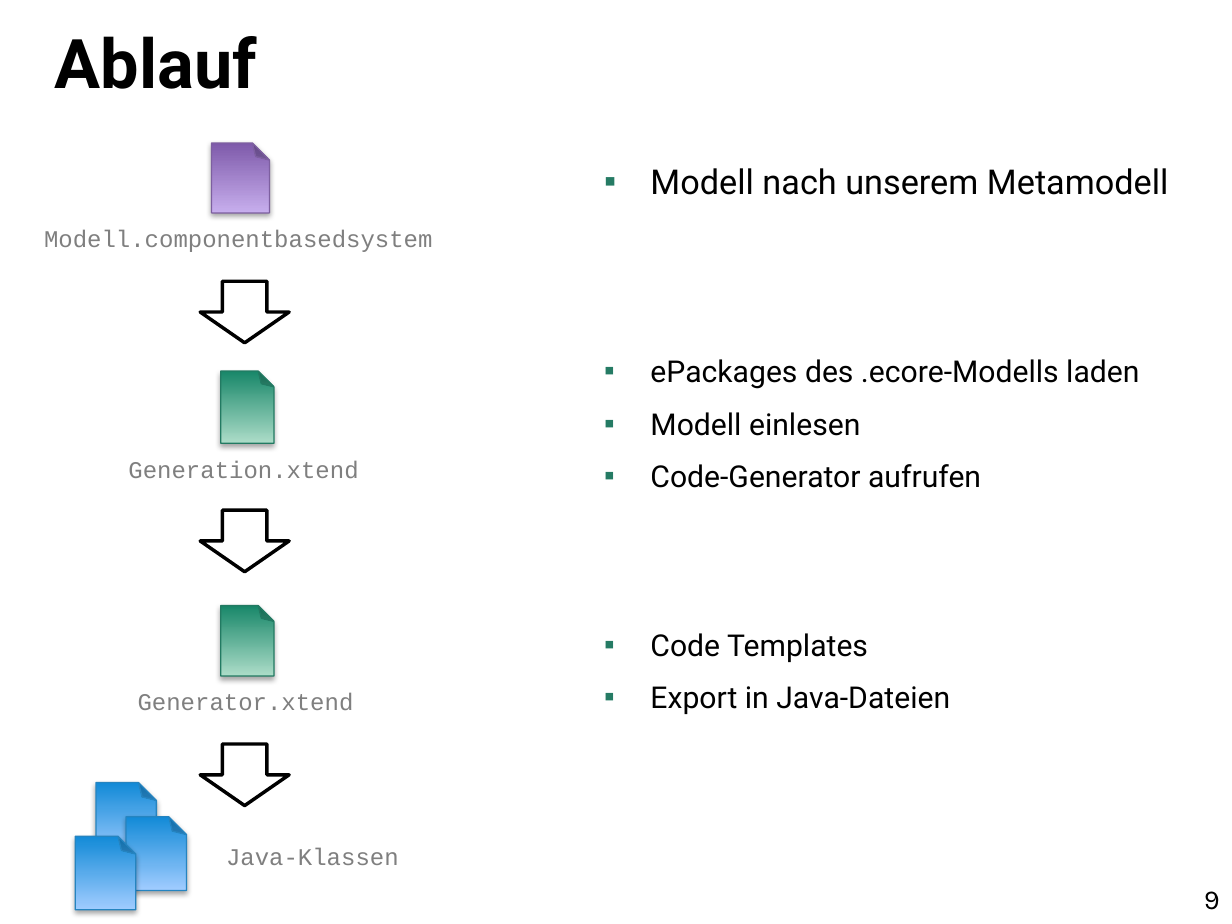
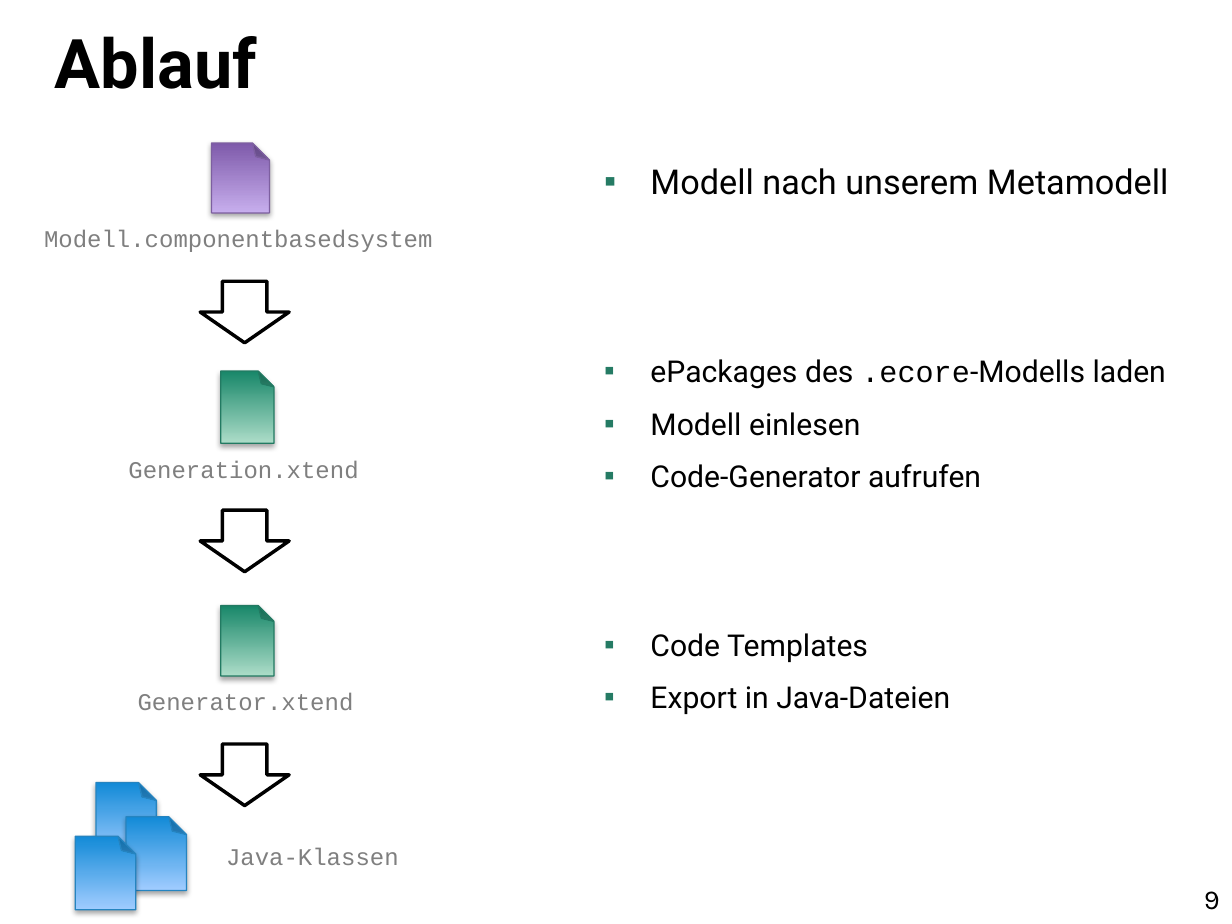
Before and after one commit to uwecl/MDSD-Praktikum, a slide deck: slide 9 of presentation/MDSD-Abschlusspraesentation.pptx. Drawn at 1232x924 pixels with LibreOffice and Linux fonts; fonts in the diff are those of the drawing. Boxes give left, top, right and bottom in pixels: in the first picture for what was removed or moved away, otherwise in the second. Text is boxed around its words. In the diff, an @@ line names an element or a change of style, - is before the commit and + after.

```diff
--- a/presentation/MDSD-Abschlusspraesentation.pptx
+++ b/presentation/MDSD-Abschlusspraesentation.pptx
@@ text at [650,359,1166,389]: font Roboto to Courier New in ".ecore-Modells" @@
```
Also in this commit, not shown: 5 other slides changed.
